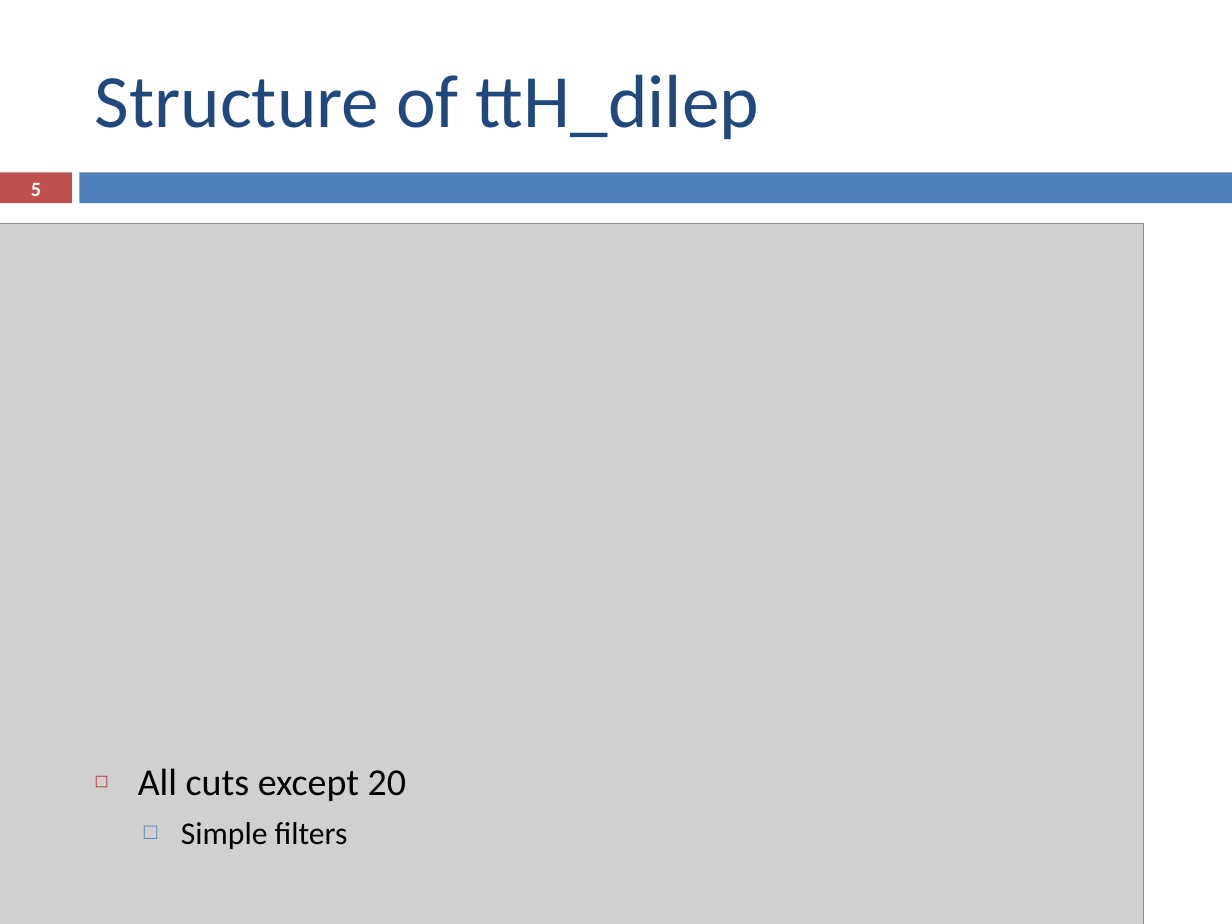
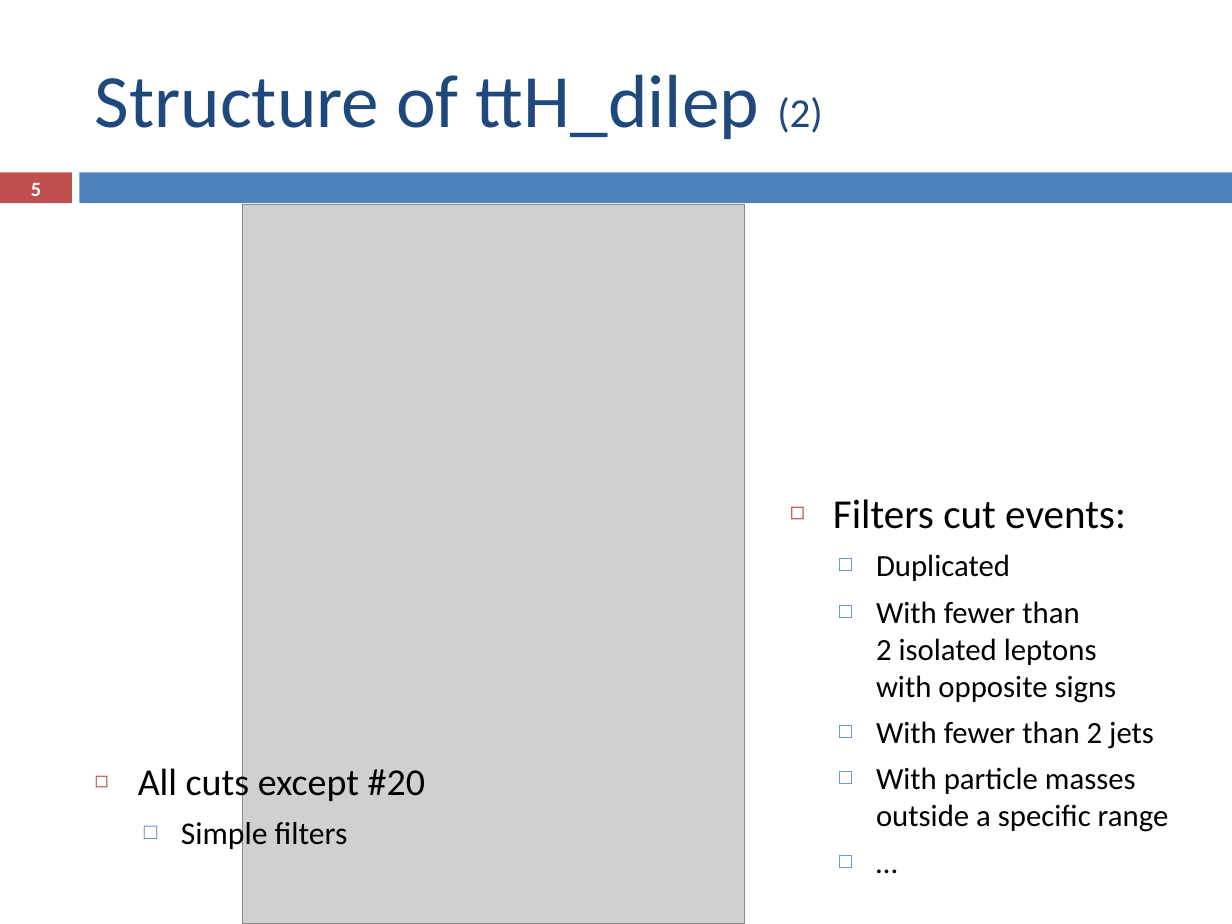
Before and after one commit to ampereira/mscthesis-liptool, a slide deck: slide 5 of doc/partial presentation/partial_presentation.pptx. Drawn at 1232x924 pixels with LibreOffice and Linux fonts; fonts in the diff are those of the drawing; grey boxes stand for pictures. Boxes give left, top, right and bottom in pixels: in the first picture for what was removed or moved away, otherwise in the second. Text is boxed around its words. In the diff, an @@ line names an element or a change of style, - is before the commit and + after.

```diff
--- a/doc/partial presentation/partial_presentation.pptx
+++ b/doc/partial presentation/partial_presentation.pptx
@@ title at <box>95,74,823,139</box>: text changed @@
-Structure of ttH_dilep
+Structure of ttH_dilep (2)
@@ picture added at <box>243,205,745,924</box> @@
@@ picture removed at <box>0,224,1143,924</box> @@
@@ text added at <box>833,499,1169,832</box>, 18 pt, text #000000 @@
+◻ Filters cut events:
+  □ Duplicated
+  □ With fewer than
+    2 isolated leptons
+    with opposite signs
+  □ With fewer than 2 jets
+  □ With particle masses outside a specific range
+  □ …
@@ text at <box>138,763,425,804</box>: text changed @@
-◻ All cuts except 20
+◻ All cuts except #20
```
Also in this commit, not shown: 18 other slides changed, 11 slides added, 4 slides removed, 20 other files.
